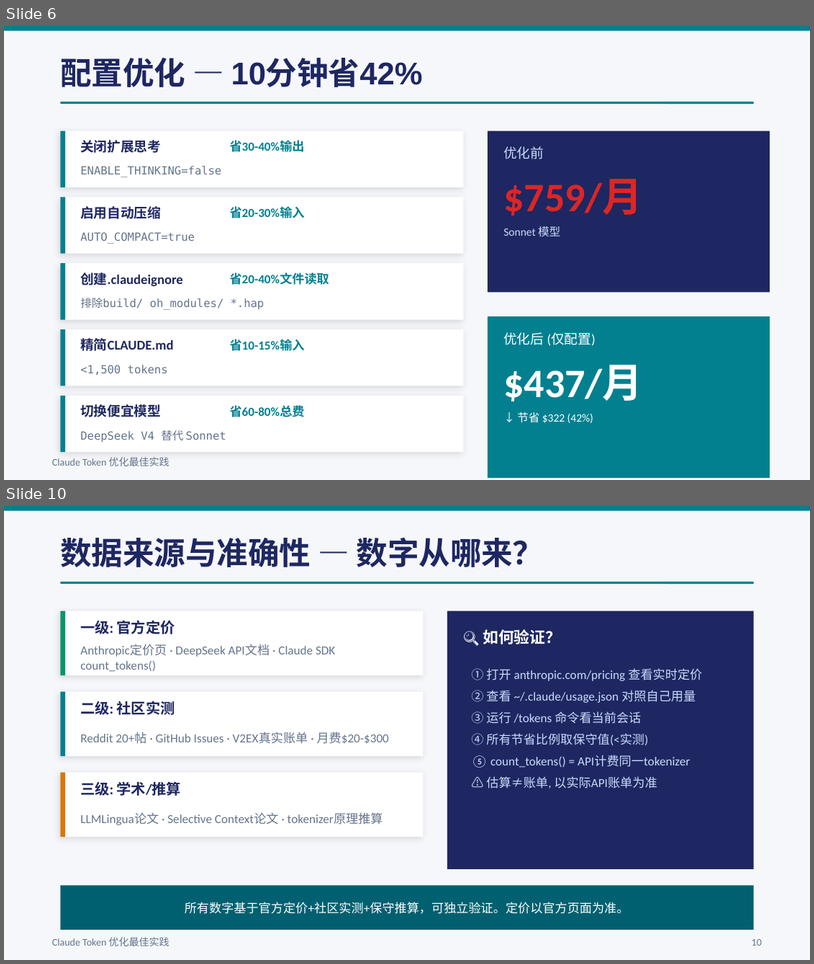
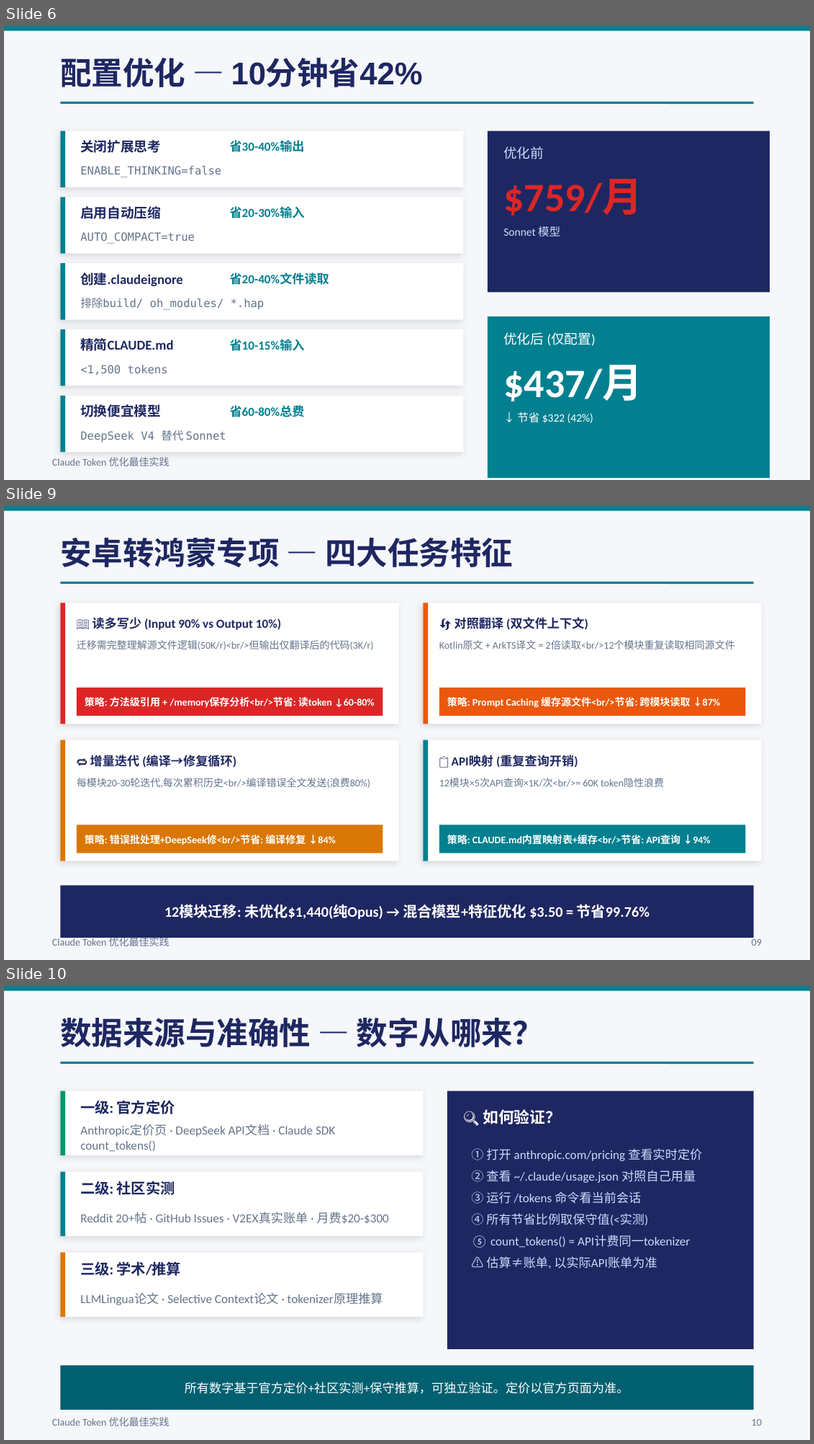
Before and after one commit to JungleTestLabs/claude-token-optimization, a slide deck: Claude-Token优化最佳实践.pptx. Shown one above the other, each under a label of ours: slides 6 and 10 before the commit, slides 6, 9 and 10 after it; the slides between them are not shown. The pictures are 814x964 and 814x1444 pixels, drawn with LibreOffice and Linux fonts; fonts in the diff are those of the drawing. Boxes give left, top, right and bottom in pixels: in the first picture for what was removed or moved away, otherwise in the second. Text is boxed around its words. In the diff, an @@ line names an element or a change of style, - is before the commit and + after.

Commit message:
docs: 深化安卓转鸿蒙任务特征分析(读多写少/对照翻译/增量迭代/API映射)
07-文档重写(236→377行):
- 0.任务特征全景(4特征→4种token浪费)
- 1.读多写少: 输入90%vs输出10%, 方法级引用↓60-80%
- 2.对照翻译: 双文件上下文, Prompt Caching↓87%
- 3.增量迭代: 编译修复循环, 错误批处理↓84%
- 4.API映射: 重复查询, CLAUDE.md+缓存↓94%
- 5.任务分层: UI→DeepSeek/逻辑→Sonnet/架构→Opus
- 6.单模块标准迁移流程(sequence diagram)
- 7.速查卡(可打印)
- 12模块: 未优化,440→优化.50(99.76%节省)

PPT更新:
- Slide 9改为2×2网格: 4特征×4策略, 每格含量化节省
- 议程更新

00-总报告: 新增迁移专项速查表

```diff
--- a/Claude-Token优化最佳实践.pptx
+++ b/Claude-Token优化最佳实践.pptx
@@ slide 9 added at bbox=[4, 506, 810, 960], background #F5F7FA @@
@@ rectangle added at bbox=[4, 506, 810, 511], fill #028090 @@
@@ text added at bbox=[60, 538, 513, 567], 28 pt, text #1E2761, bold @@
+安卓转鸿蒙专项 — 四大任务特征
@@ line added from (60, 582) to (754, 582), #028090 2 pt @@
@@ rectangle added at bbox=[60, 602, 399, 723], fill #FFFFFF @@
@@ rectangle added at bbox=[60, 602, 65, 723], fill #DC2626 @@
@@ rectangle added at bbox=[423, 602, 762, 723], fill #FFFFFF @@
@@ rectangle added at bbox=[423, 602, 428, 723], fill #EA580C @@
@@ text added at bbox=[93, 617, 281, 630], 11 pt, text #1E2761, bold @@
+📖 读多写少 (Input 90% vs Output 10%)
@@ text added at bbox=[455, 617, 589, 630], 11 pt, text #1E2761, bold @@
+🔄 对照翻译 (双文件上下文)
@@ text added at bbox=[77, 640, 374, 650], 9 pt, text #64748B @@
+迁移需完整理解源文件逻辑(50K/r)<br/>但输出仅翻译后的代码(3K/r)
@@ text added at bbox=[440, 640, 736, 649], 9 pt, text #64748B @@
+Kotlin原文 + ArkTS译文 = 2倍读取<br/>12个模块重复读取相同源文件
@@ rectangle added at bbox=[77, 687, 383, 716], fill #DC2626 @@
@@ text added at bbox=[85, 697, 375, 708], 9 pt, text #FFFFFF, bold @@
+策略: 方法级引用 + /memory保存分析<br/>节省: 读token ↓60-80%
@@ rectangle added at bbox=[440, 687, 746, 716], fill #EA580C @@
@@ text added at bbox=[448, 695, 720, 708], 9 pt, text #FFFFFF, bold @@
+策略: Prompt Caching 缓存源文件<br/>节省: 跨模块读取 ↓87%
@@ rectangle added at bbox=[60, 740, 399, 861], fill #FFFFFF @@
@@ rectangle added at bbox=[60, 740, 65, 861], fill #D97706 @@
@@ rectangle added at bbox=[423, 740, 762, 861], fill #FFFFFF @@
@@ rectangle added at bbox=[423, 740, 428, 861], fill #028090 @@
@@ text added at bbox=[90, 754, 237, 767], 11 pt, text #1E2761, bold @@
+🔁 增量迭代 (编译→修复循环)
@@ text added at bbox=[496, 755, 579, 769], 11 pt, text #1E2761, bold @@
+📋 API映射 (重复查询开销)
@@ text added at bbox=[77, 777, 370, 788], 9 pt, text #64748B @@
+每模块20-30轮迭代,每次累积历史<br/>编译错误全文发送(浪费80%)
@@ text added at bbox=[440, 777, 664, 787], 9 pt, text #64748B @@
+12模块×5次API查询×1K/次<br/>= 60K token隐性浪费
@@ rectangle added at bbox=[77, 824, 383, 853], fill #D97706 @@
@@ rectangle added at bbox=[440, 824, 746, 853], fill #028090 @@
@@ text added at bbox=[85, 833, 336, 846], 9 pt, text #FFFFFF, bold @@
+策略: 错误批处理+DeepSeek修<br/>节省: 编译修复 ↓84%
@@ text added at bbox=[448, 834, 710, 844], 9 pt, text #FFFFFF, bold @@
+策略: CLAUDE.md内置映射表+缓存<br/>节省: API查询 ↓94%
@@ rectangle added at bbox=[60, 885, 754, 937], fill #1E2761 @@
@@ text added at bbox=[165, 903, 650, 919], 13 pt, text #FFFFFF, bold @@
+12模块迁移: 未优化$1,440(纯Opus) → 混合模型+特征优化 $3.50 = 节省99.76%
@@ text added at bbox=[52, 935, 170, 946], 9 pt, text #64748B @@
+Claude Token 优化最佳实践
@@ text added at bbox=[752, 937, 762, 945], 9 pt, text #64748B @@
+09
```
Also in this commit, not shown: 1 slide changed, 1 slide removed, 3 other files.
